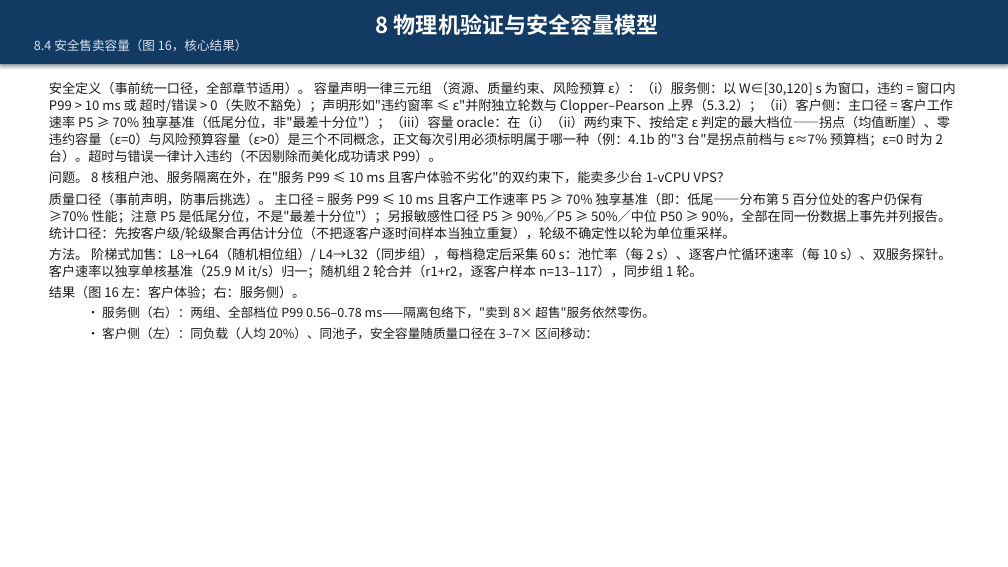
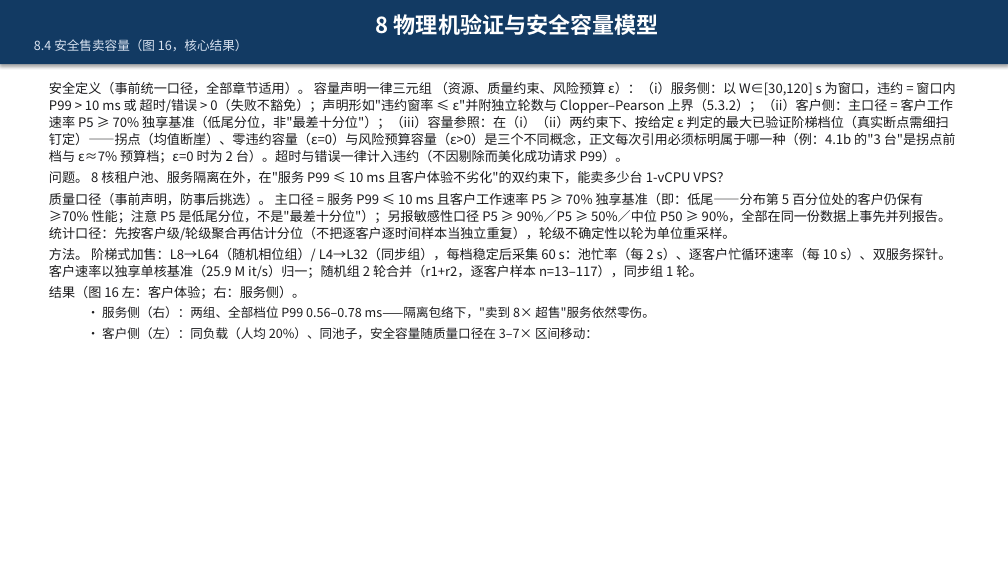
Before and after one commit to 3257085208/Paper, a slide deck: slide 124 of paper.pptx (slide 123 before the commit). Drawn at 1008x567 pixels with LibreOffice and Linux fonts; fonts in the diff are those of the drawing. Boxes give left, top, right and bottom in pixels: in the first picture for what was removed or moved away, otherwise in the second. Text is boxed around its words. In the diff, an @@ line names an element or a change of style, - is before the commit and + after.

```diff
--- a/paper.pptx
+++ b/paper.pptx
@@ text at <box>49,82,956,163</box>: text changed @@
-安全定义（事前统一口径，全部章节适用）。 容量声明一律三元组 （资源、质量约束、风险预算 ε）：（i）服务侧：以 W∈[30,120] s 为窗口，违约 = 窗口内 P99 > 10 ms 或 超时/错误 > 0（失败不豁免）；声明形如"违约窗率 ≤ ε"并附独立轮数与 Clopper–Pearson 上界（5.3.2）；（ii）客户侧：主口径 = 客户工作速率 P5 ≥ 70% 独享基准（低尾分位，非"最差十分位"）；（iii）容量 oracle：在（i）（ii）两约束下、按给定 ε 判定的最大档位——拐点（均值断崖）、零违约容量（ε=0）与风险预算容量（ε>0）是三个不同概念，正文每次引用必须标明属于哪一种（例：4.1b 的"3 台"是拐点前档与 ε≈7% 预算档；ε=0 时为 2 台）。超时与错误一律计入违约（不因剔除而美化成功请求 P99）。
+安全定义（事前统一口径，全部章节适用）。 容量声明一律三元组 （资源、质量约束、风险预算 ε）：（i）服务侧：以 W∈[30,120] s 为窗口，违约 = 窗口内 P99 > 10 ms 或 超时/错误 > 0（失败不豁免）；声明形如"违约窗率 ≤ ε"并附独立轮数与 Clopper–Pearson 上界（5.3.2）；（ii）客户侧：主口径 = 客户工作速率 P5 ≥ 70% 独享基准（低尾分位，非"最差十分位"）；（iii）容量参照：在（i）（ii）两约束下、按给定 ε 判定的最大已验证阶梯档位（真实断点需细扫钉定）——拐点（均值断崖）、零违约容量（ε=0）与风险预算容量（ε>0）是三个不同概念，正文每次引用必须标明属于哪一种（例：4.1b 的"3 台"是拐点前档与 ε≈7% 预算档；ε=0 时为 2 台）。超时与错误一律计入违约（不因剔除而美化成功请求 P99）。
```
Also in this commit, not shown: 8 other slides changed, 1 slide added, 1 other file.
